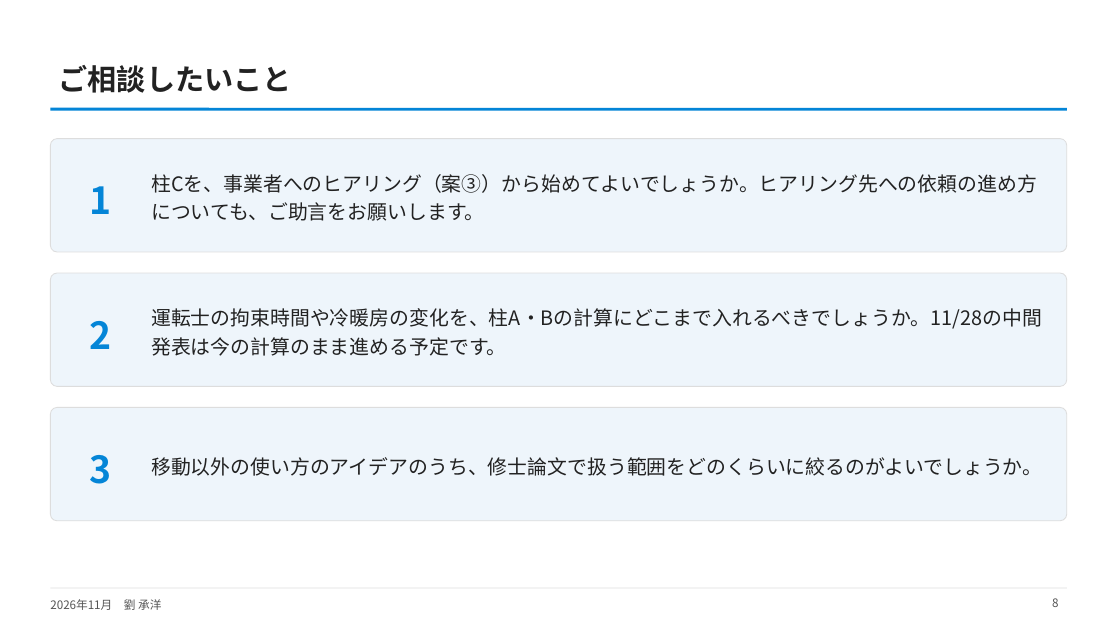
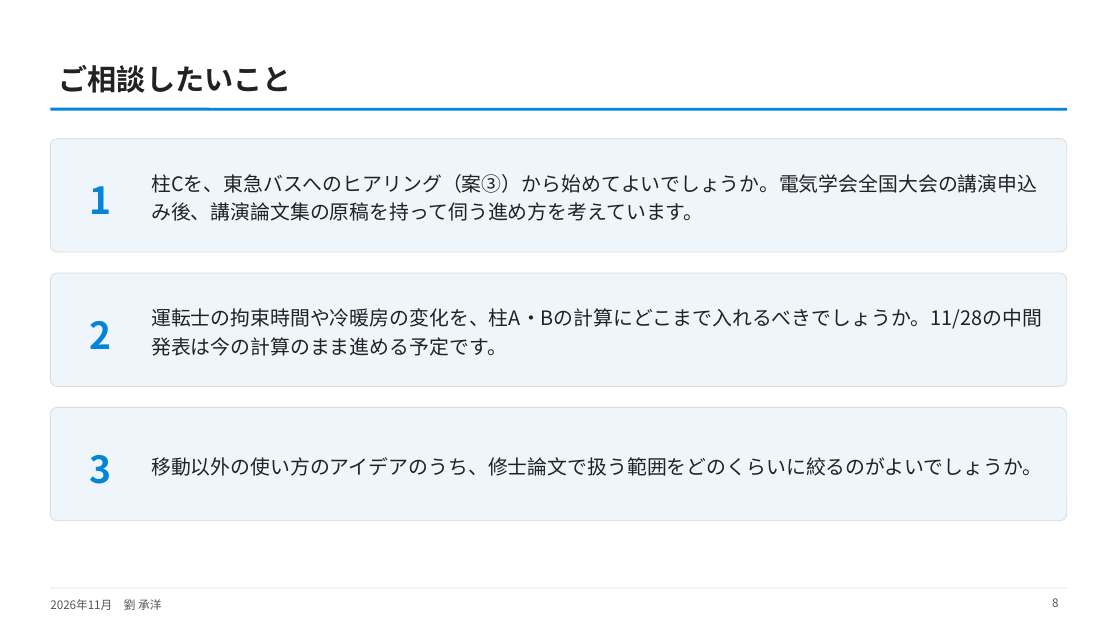
Before and after one commit to CYLIU2003/master-course, a slide deck: slide 8 of outcome/2026-11-17_nishiyama_feedback_report/西山先生とのご相談の報告_占部先生・中島先生.pptx. Drawn at 1120x630 pixels with LibreOffice and Linux fonts; fonts in the diff are those of the drawing. Boxes give left, top, right and bottom in pixels: in the first picture for what was removed or moved away, otherwise in the second. Text is boxed around its words. In the diff, an @@ line names an element or a change of style, - is before the commit and + after.

```diff
--- a/outcome/2026-11-17_nishiyama_feedback_report/西山先生とのご相談の報告_占部先生・中島先生.pptx
+++ b/outcome/2026-11-17_nishiyama_feedback_report/西山先生とのご相談の報告_占部先生・中島先生.pptx
@@ text at bbox=[151, 174, 1037, 221]: text changed @@
-柱Cを、事業者へのヒアリング（案③）から始めてよいでしょうか。ヒアリング先への依頼の進め方についても、ご助言をお願いします。
+柱Cを、東急バスへのヒアリング（案③）から始めてよいでしょうか。電気学会全国大会の講演申込み後、講演論文集の原稿を持って伺う進め方を考えています。
```
Also in this commit, not shown: 3 other slides changed, 1 other file.
